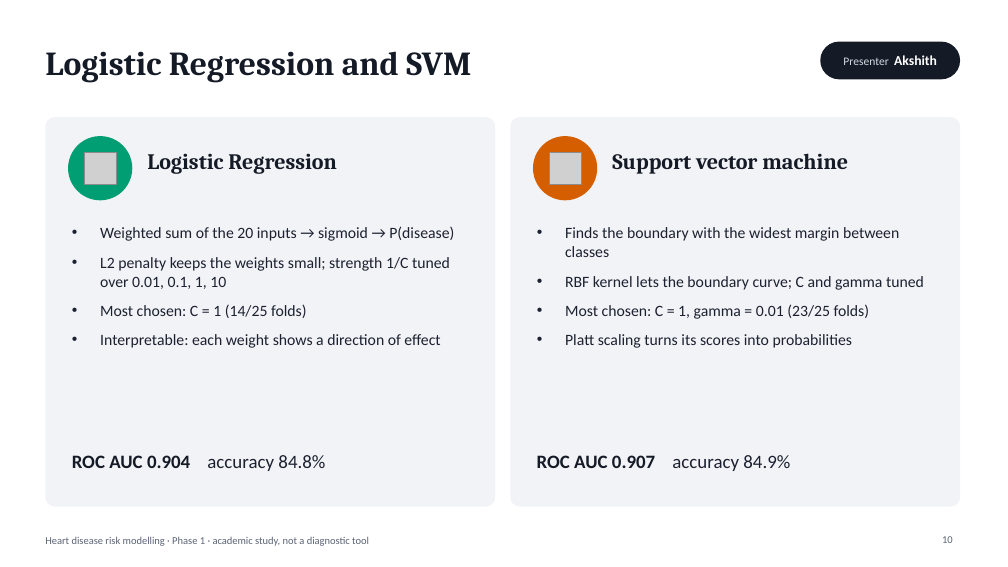
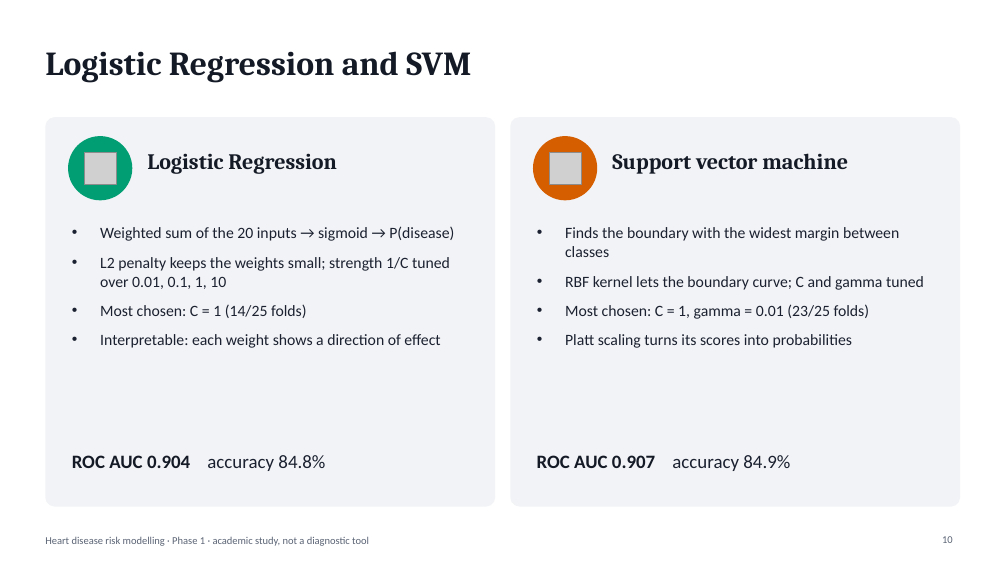
Before and after one commit to Akshith17323/AML-DL_Project, a slide deck: slide 10 of reports/presentation/Heart_Disease_Risk_Modelling.pptx. Drawn at 1008x567 pixels with LibreOffice and Linux fonts; fonts in the diff are those of the drawing; grey boxes stand for pictures. Boxes give left, top, right and bottom in pixels: in the first picture for what was removed or moved away, otherwise in the second. Text is boxed around its words. In the diff, an @@ line names an element or a change of style, - is before the commit and + after.

```diff
--- a/reports/presentation/Heart_Disease_Risk_Modelling.pptx
+++ b/reports/presentation/Heart_Disease_Risk_Modelling.pptx
@@ rounded rectangle removed at (820, 42, 960, 79) @@
@@ text removed at (843, 55, 937, 65) @@
-Presenter Akshith
```
Also in this commit, not shown: 15 other slides changed.
